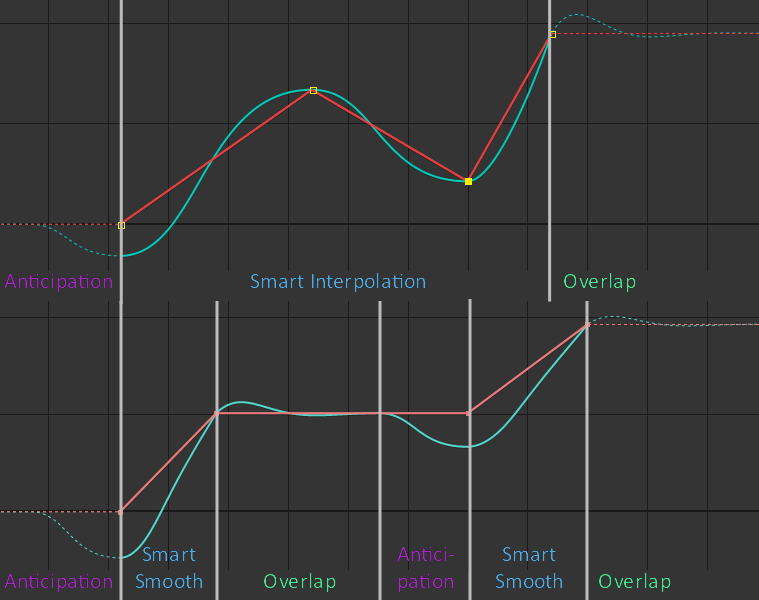
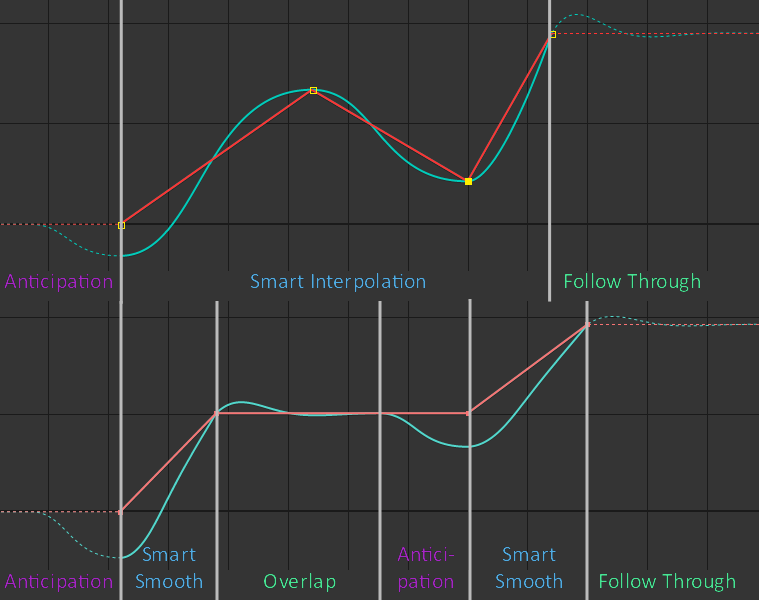
The second w=759, h=600 image is a revision of the first. Changes to its layers:
painted on "kleaner_graph5.png" over (x1=599, y1=573, x2=735, y2=592)
painted on "kleaner_graph4.png" over (x1=564, y1=273, x2=700, y2=292)
painted on "Background" over (x1=564, y1=273, x2=735, y2=592)
